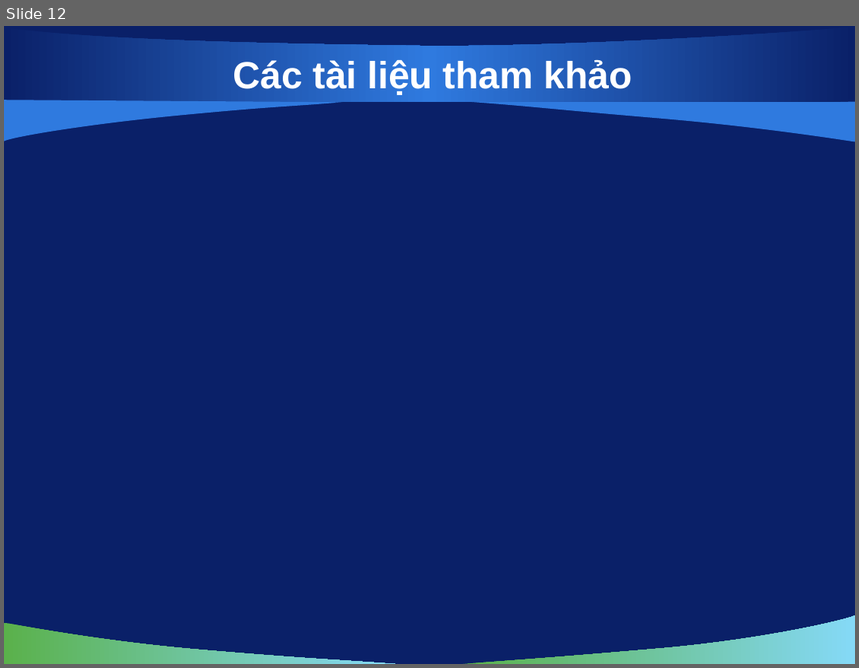
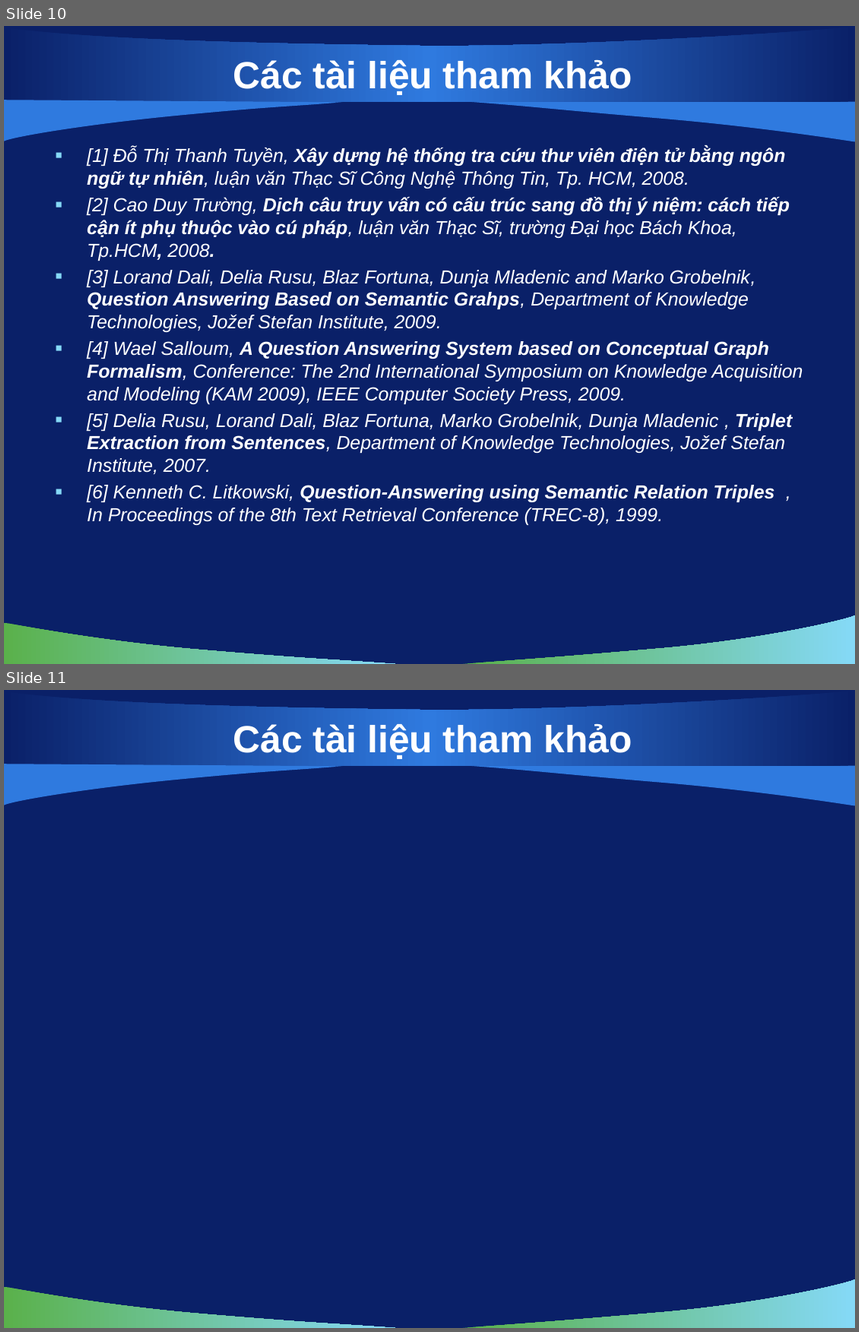
Before and after one commit to hungntit/filnalproject, a slide deck: De Cuong/bao cao luan van/slide 0.2.pptx. Shown one above the other, each under a label of ours: slide 12 before the commit, slides 10 and 11 after it. The pictures are 859x668 and 859x1332 pixels, drawn with LibreOffice and Linux fonts; fonts in the diff are those of the drawing; background and template pictures are left out. Boxes give left, top, right and bottom in pixels: in the first picture for what was removed or moved away, otherwise in the second. Text is boxed around its words. In the diff, an @@ line names an element or a change of style, - is before the commit and + after.

```diff
--- a/De Cuong/bao cao luan van/slide 0.2.pptx
+++ b/De Cuong/bao cao luan van/slide 0.2.pptx
@@ slide 10 added at [4, 26, 855, 664], background picture (left out); not listed: 5 template elements that a slide beside it also shows @@
@@ title added at [234, 59, 633, 95], 32 pt, text #FFFFFF, bold @@
+Các tài liệu tham khảo
@@ text added at [87, 147, 804, 525], 16 pt, text #FFFFFF, italic @@
+▪ [1] Đỗ Thị Thanh Tuyền, Xây dựng hệ thống tra cứu thư viên điện tử bằng ngôn ngữ tự nhiên, luận văn Thạc Sĩ Công Nghệ Thông Tin, Tp. HCM, 2008.
+▪ [2] Cao Duy Trường, Dịch câu truy vấn có cấu trúc sang đồ thị ý niệm: cách tiếp cận ít phụ thuộc vào cú pháp, luận văn Thạc Sĩ, trường Đại học Bách Khoa, Tp.HCM, 2008.
+▪ [3] Lorand Dali, Delia Rusu, Blaz Fortuna, Dunja Mladenic and Marko Grobelnik, Question Answering Based on Semantic Grahps, Department of Knowledge Technologies, Jožef Stefan Institute, 2009.
+▪ [4] Wael Salloum, A Question Answering System based on Conceptual Graph Formalism, Conference: The 2nd International Symposium on Knowledge Acquisition and Modeling (KAM 2009), IEEE Computer Society Press, 2009.
+▪ [5] Delia Rusu, Lorand Dali, Blaz Fortuna, Marko Grobelnik, Dunja Mladenic , Triplet Extraction from Sentences, Department of Knowledge Technologies, Jožef Stefan Institute, 2007.
+▪ [6] Kenneth C. Litkowski, Question-Answering using Semantic Relation Triples , In Proceedings of the 8th Text Retrieval Conference (TREC-8), 1999.
@@ what was slide 12 is now slide 11 @@
```
Also in this commit, not shown: 6 slides changed, 3 other slides added, 5 slides removed, 1 other file.
